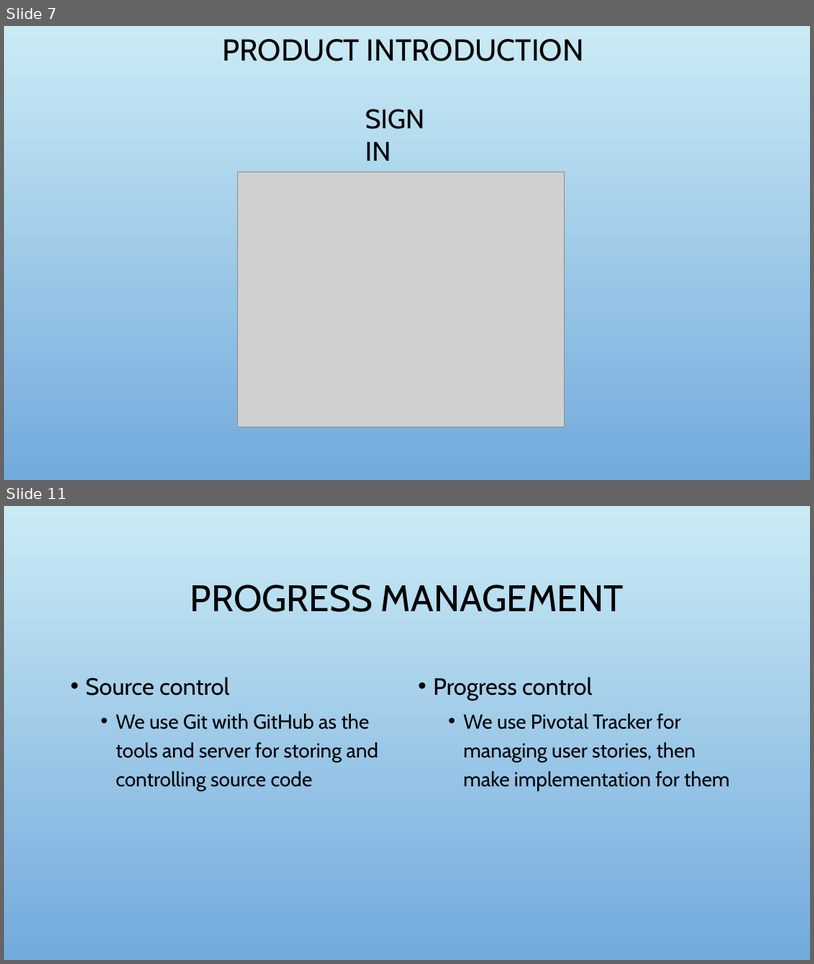
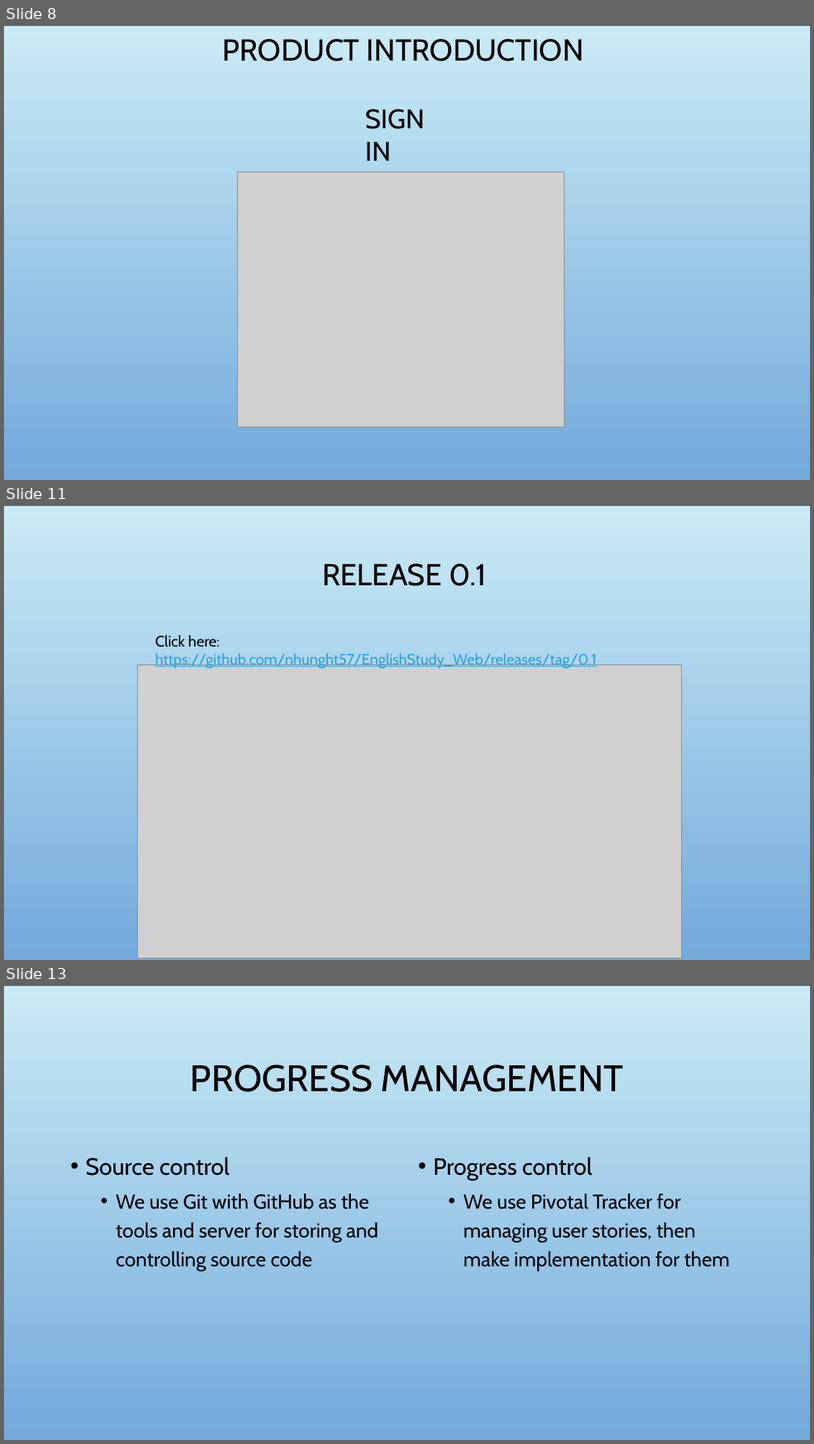
Before and after one commit to nhunght57/EnglishStudy_Web, a slide deck: report/Project Report.pptx. Shown one above the other, each under a label of ours: slides 7 and 11 before the commit, slides 8, 11 and 13 after it; the slides between them are not shown. The pictures are 814x964 and 814x1444 pixels, drawn with LibreOffice and Linux fonts; fonts in the diff are those of the drawing; grey boxes stand for pictures; background and template pictures are left out. Boxes give left, top, right and bottom in pixels: in the first picture for what was removed or moved away, otherwise in the second. Text is boxed around its words. In the diff, an @@ line names an element or a change of style, - is before the commit and + after.

```diff
--- a/report/Project Report.pptx
+++ b/report/Project Report.pptx
@@ slide 11 added at (4,506,810,960), background picture (left out) @@
@@ title added at (322,564,486,586), 36 pt, text #000000 @@
+RELEASE 0.1
@@ text added at (155,635,597,668), 18 pt, text #2AA2DA, underline @@
+Click here: https://github.com/nhunght57/EnglishStudy_Web/releases/tag/0.1
@@ picture added at (138,664,682,958) @@
@@ what was slide 7 is now slide 8 @@
@@ what was slide 11 is now slide 13 @@
```
Also in this commit, not shown: 6 slides changed, 21 other slides added, 2 slides removed.
